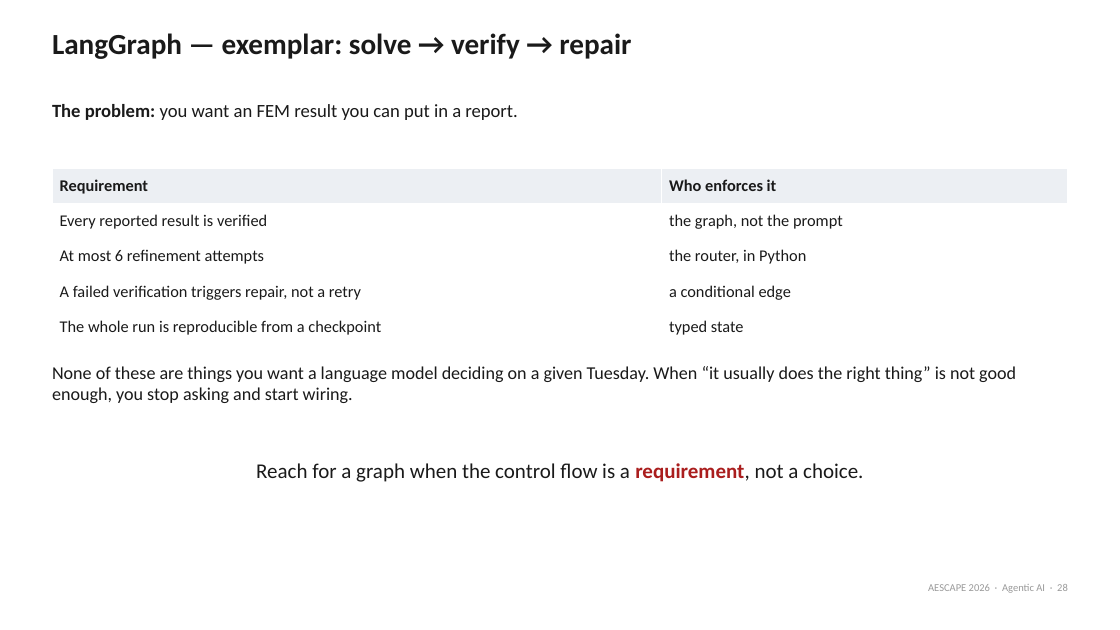
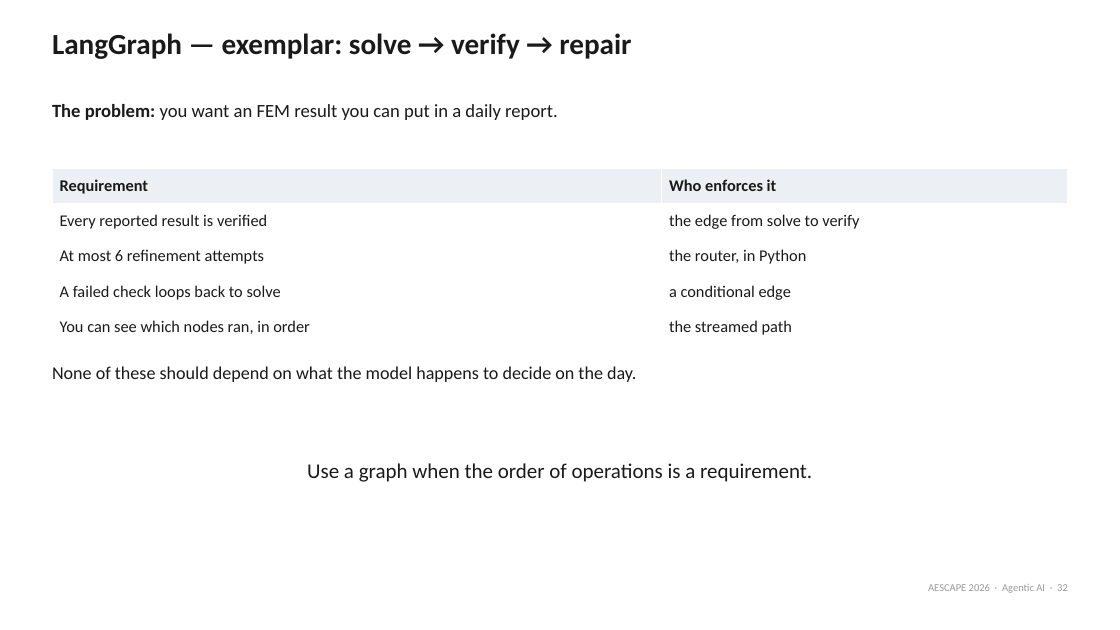
Before and after one commit to natrask/AESCAPE, a slide deck: slide 32 of slides/agentic_ai_intro.pptx (slide 28 before the commit). Drawn at 1120x630 pixels with LibreOffice and Linux fonts; fonts in the diff are those of the drawing. Boxes give left, top, right and bottom in pixels: in the first picture for what was removed or moved away, otherwise in the second. Text is boxed around its words. In the diff, an @@ line names an element or a change of style, - is before the commit and + after.

```diff
--- a/slides/agentic_ai_intro.pptx
+++ b/slides/agentic_ai_intro.pptx
@@ text at bbox=[52, 104, 557, 120]: text changed @@
-The problem: you want an FEM result you can put in a report.
+The problem: you want an FEM result you can put in a daily report.
@@ table at bbox=[52, 168, 1069, 344] @@
-row 2, column 2: the graph, not the prompt
+row 2, column 2: the edge from solve to verify
-row 4, column 1: A failed verification triggers repair, not a retry
+row 4, column 1: A failed check loops back to solve
-row 5, column 1: The whole run is reproducible from a checkpoint
+row 5, column 1: You can see which nodes ran, in order
-row 5, column 2: typed state
+row 5, column 2: the streamed path
@@ text at bbox=[52, 366, 636, 382]: text changed @@
-None of these are things you want a language model deciding on a given Tuesday. When “it usually does the right thing” is not good enough, you stop asking and start wiring.
+None of these should depend on what the model happens to decide on the day.
@@ text at bbox=[307, 463, 812, 482]: text changed @@
-Reach for a graph when the control flow is a requirement, not a choice.
+Use a graph when the order of operations is a requirement.
```
Also in this commit, not shown: 23 other slides changed, 10 slides added, 17 slides removed, 1 other file.
